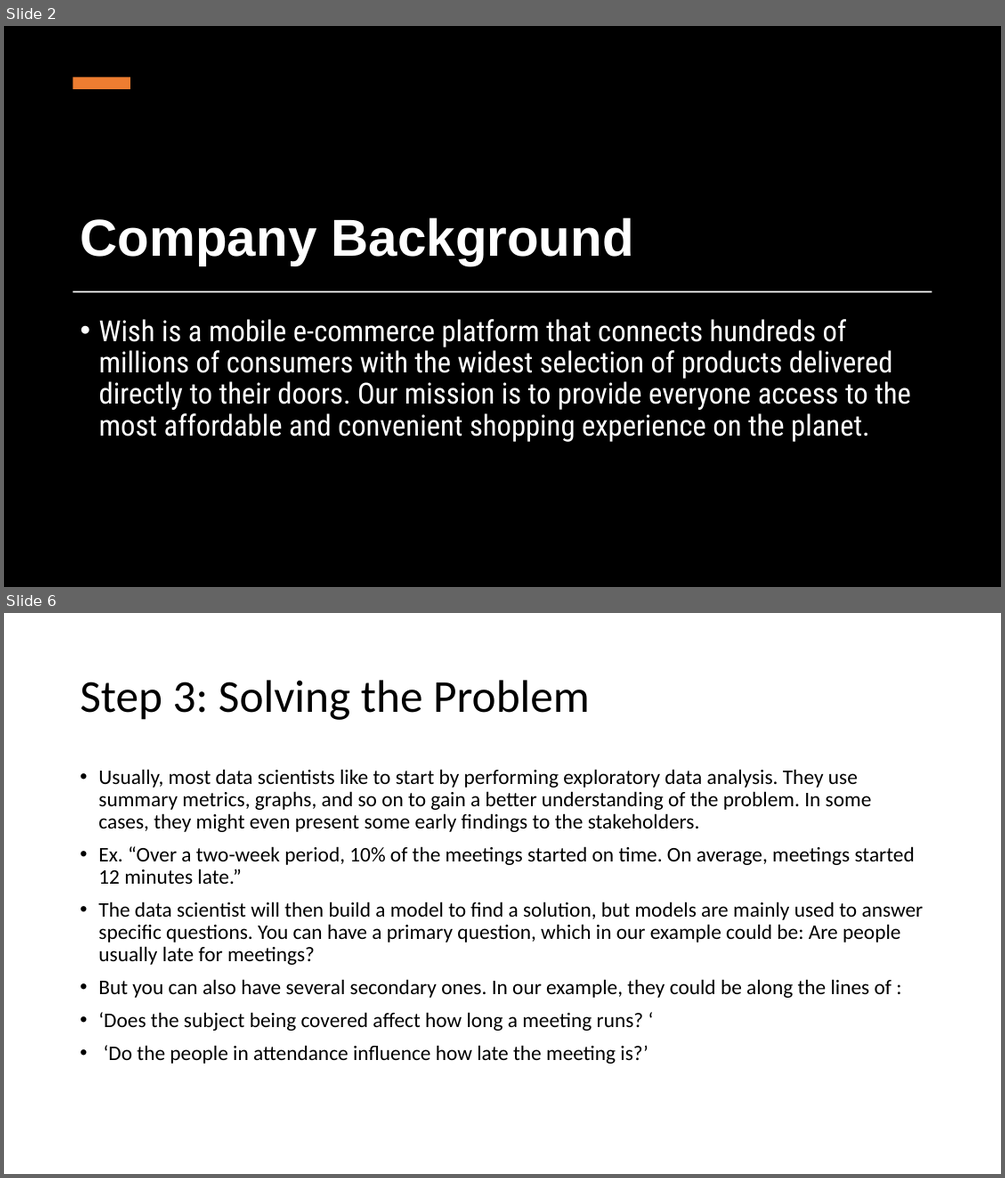
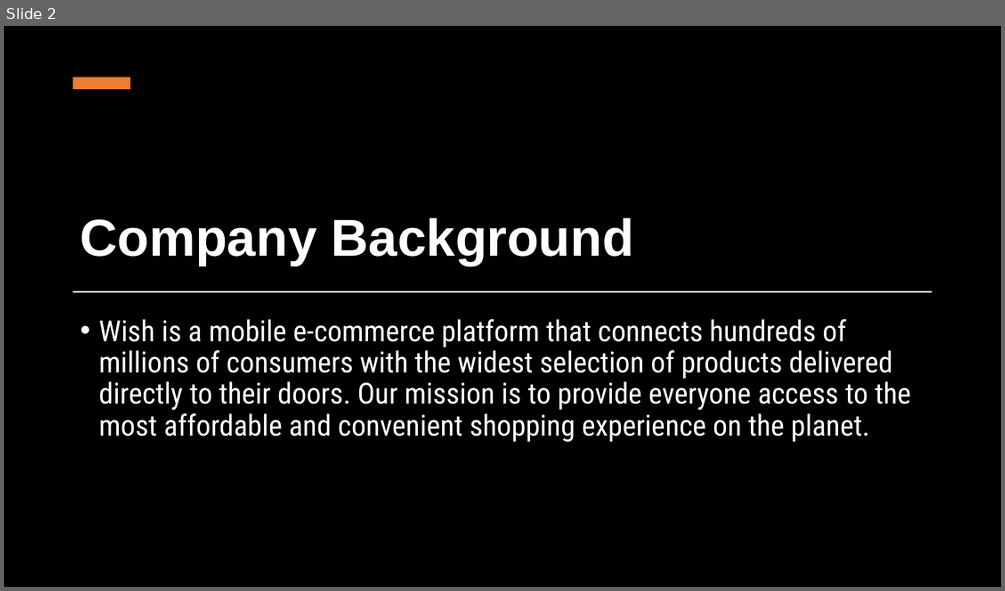
Before and after one commit to criosch1/Capstone_Final_Wish, a slide deck: Wish_final_presentation.pptx. Shown one above the other, each under a label of ours: slides 2 and 6 before the commit, slide 2 after it; the slides between them are not shown. The pictures are 1005x1178 and 1005x591 pixels, drawn with LibreOffice and Linux fonts; fonts in the diff are those of the drawing; background and template pictures are left out. Boxes give left, top, right and bottom in pixels: in the first picture for what was removed or moved away, otherwise in the second. Text is boxed around its words. In the diff, an @@ line names an element or a change of style, - is before the commit and + after.

```diff
--- a/Wish_final_presentation.pptx
+++ b/Wish_final_presentation.pptx
@@ slide 6 removed at bbox=[4, 613, 1001, 1174], background #FFFFFF @@
@@ title removed at bbox=[80, 680, 590, 720] @@
-Step 3: Solving the Problem
@@ text removed at bbox=[98, 769, 923, 1063] @@
-• Usually, most data scientists like to start by performing exploratory data analysis. They use summary metrics, graphs, and so on to gain a better understanding of the problem. In some cases, they might even present some early findings to the stakeholders.
-• Ex. “Over a two-week period, 10% of the meetings started on time. On average, meetings started 12 minutes late.”
-• The data scientist will then build a model to find a solution, but models are mainly used to answer specific questions. You can have a primary question, which in our example could be: Are people usually late for meetings?
-• But you can also have several secondary ones. In our example, they could be along the lines of :
-• ‘Does the subject being covered affect how long a meeting runs? ‘
-• ‘Do the people in attendance influence how late the meeting is?’
```
Also in this commit, not shown: 2 slides changed, 4 slides added, 3 other slides removed.
